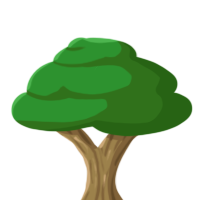
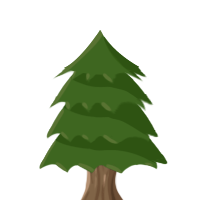
Layer changes from the first 200×200 image to the second:
hid "Layer 9" over [10, 30, 193, 145]
hid "Layer 6" over [10, 37, 193, 137]
added layer "Layer 15" above "Layer 11" over [39, 30, 168, 175]
added group "Group 1" with 2 layers above "Layer 5" over [44, 112, 155, 200]
moved "Layer 8" into group "Group 1" over [44, 112, 155, 200]
moved "Layer 7" into group "Group 1" over [50, 114, 154, 200]
